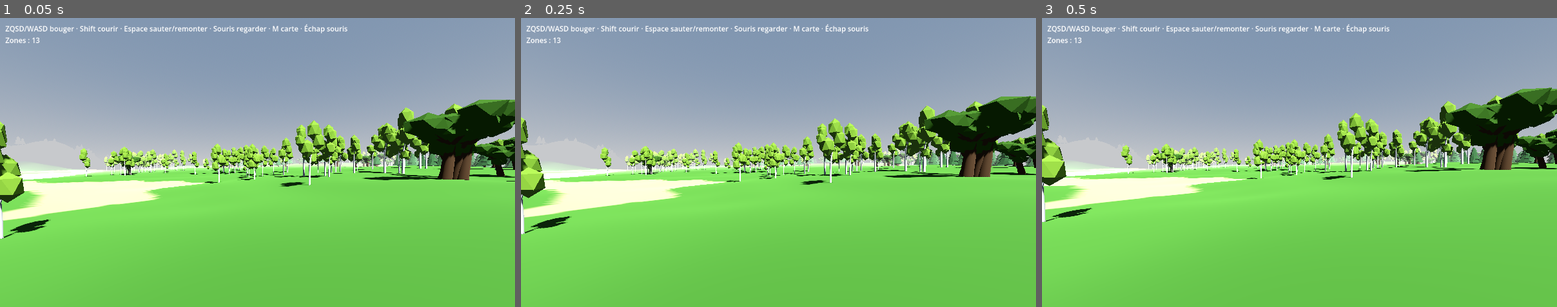
Above: before the commit, frames 1-3 (left to right).
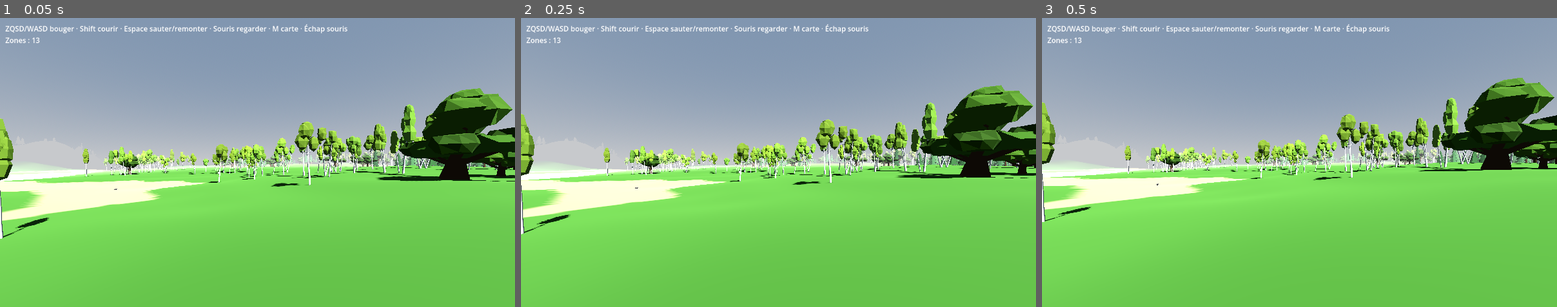
Above: after the commit, the same moments.

Repository: tdebarochez/openworld
Game: Godot game, scene res://main.tscn
Two runs of this game, one before a commit and one after it. Both use one fixed random seed, a clock stepped at 60 frames per second and the inputs below.
Inputs:
- Up to frame 1 (0.05 s): no input
- Up to frame 2 (0.25 s): no input
- Up to frame 3 (0.5 s): no input

The runs differ from the first frame. In frame 1, 9.2% of the frame differs, in the area x 0-100%, y 24-77%; in frame 2, 9.2%; in frame 3, 9.3%, in the area x 0-100%, y 20-71%.

Commit message:
Add tree variants, rocks and per-tree leaf tint
- make_trees.py: 3 distinct variants per species (9 .glb, 129-542 tris),
  deterministic output (faces sorted before export); old single models removed
- New make_rocks.py: 5 low-poly rocks (28-88 tris; boulder, slab, standing
  stone, pebble, cluster), base sunk 15% below origin, optional moss
- world.gd: tree variant chosen from position (existing trees keep their
  place); rocks placed per zone, denser in hills, tilted to the slope, with
  convex collision (except the pebble) and grey dots on the map
- Leaf material multiplies by a per-instance MultiMesh colour: deterministic
  ±15% brightness and warm/cool shift per tree, bark unchanged
- Tests cover variant usage and rock determinism/placement

Co-Authored-By: Claude Opus 5.5 <noreply@anthropic.com>

Diff:
--- a/tests/test_world.gd
+++ b/tests/test_world.gd
@@ -35,13 +35,30 @@
 		for t in list:
 			assert(t.origin.y >= w.WATER_LEVEL + 2.0)
 	var counts := [0, 0, 0]
+	var per_model := []
+	per_model.resize(3 * w.TREE_VARIANTS)
+	per_model.fill(0)
+	var rocks_plain := 0
+	var rocks_hill := 0
 	for cx in range(-2, 3):
 		for cz in range(-2, 3):
-			var per_kind: Array = w.tree_transforms(Vector2i(cx, cz))
-			for k in 3:
-				counts[k] += per_kind[k].size()
-	print("trees conifer/oak/birch over 25 zones: ", counts)
+			var cell := Vector2i(cx, cz)
+			var models: Array = w.tree_transforms(cell)
+			for m in models.size():
+				counts[m / w.TREE_VARIANTS] += models[m].size()
+				per_model[m] += models[m].size()
+			var hilly: bool = w.hilliness(cx * w.ZONE_SIZE, cz * w.ZONE_SIZE) > 0.5
+			for list in w.rock_transforms(cell):
+				for t in list:
+					assert(t.origin.y >= w.WATER_LEVEL + 0.3)
+					if hilly: rocks_hill += 1
+					else: rocks_plain += 1
+	print("trees conifer/oak/birch over 25 zones: ", counts, "  per variant: ", per_model)
 	assert(counts.min() > 0)
+	assert(per_model.min() > 0)  # every variant of every species is used
+	assert(w.rock_transforms(Vector2i(2, -1)) == w.rock_transforms(Vector2i(2, -1)))
+	print("rocks over 25 zones: plains-centred ", rocks_plain, ", hill-centred ", rocks_hill)
+	assert(rocks_plain + rocks_hill > 0)
 
 	print("ALL OK")
 	w.free()
--- a/world.gd
+++ b/world.gd
@@ -6,6 +6,9 @@
 const WATER_LEVEL := 0.0
 const VIEW_DIST := 200.0  # zones closer than this get generated; fog is fully opaque here
 const TREE_ATTEMPTS := 400  # random spots tried per zone; most are rejected (water, slope, clearing)
+const TREE_VARIANTS := 3  # models per species (tools/make_trees.py)
+const ROCK_ATTEMPTS := 40  # ~6 rocks per zone on plains, ~30 in hills
+const ROCK_KINDS := 5  # tools/make_rocks.py; rock_3 is a pebble (no collision)
 const MAX_JOBS := 4  # zones built in parallel on worker threads
 const MAP_PX := 32  # map pixels per zone side (4 m per pixel)
 enum TreeKind { CONIFER, OAK, BIRCH }
@@ -17,8 +20,10 @@
 var noise := FastNoiseLite.new()
 var terrain_mat := StandardMaterial3D.new()
 var water_mat := StandardMaterial3D.new()
-var species: Array[Mesh] = []  # indexed by TreeKind
+var species: Array[Mesh] = []  # indexed by kind * TREE_VARIANTS + variant
 var trunk_shape := CylinderShape3D.new()
+var rock_meshes: Array[Mesh] = []
+var rock_shapes: Array[Shape3D] = []  # convex hull per rock kind, null for the pebble
 var player: CharacterBody3D
 var hud := Label.new()
 
@@ -32,13 +37,23 @@
 	water_mat.albedo_color = Color(0.15, 0.4, 0.6, 0.75)
 	water_mat.transparency = BaseMaterial3D.TRANSPARENCY_ALPHA
 	water_mat.roughness = 0.05
-	# Models from tools/make_trees.py (Blender): one mesh each, bark + leaves surfaces, base at origin.
+	# Models from tools/make_trees.py and tools/make_rocks.py (Blender), base at origin.
 	for file in ["conifer", "oak", "birch"]:  # TreeKind order
-		var scene: Node = load("res://assets/trees/%s.glb" % file).instantiate()
-		species.append((scene.find_children("", "MeshInstance3D")[0] as MeshInstance3D).mesh)
-		scene.free()
+		for v in TREE_VARIANTS:
+			species.append(_tintable_leaves(_load_mesh("res://assets/trees/%s_%d.glb" % [file, v])))
+	for r in ROCK_KINDS:
+		var m := _load_mesh("res://assets/rocks/rock_%d.glb" % r)
+		rock_meshes.append(m)
+		rock_shapes.append(null if r == 3 else m.create_convex_shape())
 	trunk_shape.radius = 0.3
 	trunk_shape.height = 2.0
+
+
+func _load_mesh(path: String) -> ArrayMesh:
+	var scene: Node = load(path).instantiate()
+	var mesh := (scene.find_children("", "MeshInstance3D")[0] as MeshInstance3D).mesh as ArrayMesh
+	scene.free()
+	return mesh
 
 
 func _ready() -> void:
@@ -81,7 +96,7 @@
 	rng.seed = hash(Vector3i(noise.seed, cell.x, cell.y))
 	var half := ZONE_SIZE / 2.0
 	var out := []
-	for k in TreeKind.size():
+	for k in TreeKind.size() * TREE_VARIANTS:
 		out.append([] as Array[Transform3D])
 	for i in TREE_ATTEMPTS:
 		# Draw every value up front so the sequence never depends on which spots get rejected.
@@ -99,7 +114,35 @@
 		# Species in groves: conifers up high, oak/birch patches below.
 		var v := noise.get_noise_2d(wx * 2.0 - 7000.0, wz * 2.0)
 		var kind := TreeKind.CONIFER if h > 14.0 or v < -0.1 else (TreeKind.OAK if v < 0.1 else TreeKind.BIRCH)
-		out[kind].append(Transform3D(Basis(Vector3.UP, rot).scaled(Vector3.ONE * s), Vector3(lx, h, lz)))
+		# Variant from position, not the RNG, so adding variants never moved existing trees.
+		var variant := hash(Vector3i(roundi(wx * 10.0), roundi(wz * 10.0), 7)) % TREE_VARIANTS
+		out[kind * TREE_VARIANTS + variant].append(Transform3D(Basis(Vector3.UP, rot).scaled(Vector3.ONE * s), Vector3(lx, h, lz)))
+	return out
+
+
+## Rock placements per rock kind (zone-local, origin on the ground, tilted to the slope).
+## Deterministic per seed + cell; denser in hills than on plains.
+func rock_transforms(cell: Vector2i) -> Array:
+	var rng := RandomNumberGenerator.new()
+	rng.seed = hash(Vector3i(noise.seed + 1, cell.x, cell.y))
+	var half := ZONE_SIZE / 2.0
+	var out := []
+	for k in ROCK_KINDS:
+		out.append([] as Array[Transform3D])
+	for i in ROCK_ATTEMPTS:
+		var lx := rng.randf_range(-half, half)
+		var lz := rng.randf_range(-half, half)
+		var keep := rng.randf()
+		var kind := rng.randi() % ROCK_KINDS
+		var s := rng.randf_range(0.6, 1.3)
+		var rot := rng.randf() * TAU
+		var wx := cell.x * ZONE_SIZE + lx
+		var wz := cell.y * ZONE_SIZE + lz
+		var h := height(wx, wz)
+		if h < WATER_LEVEL + 0.3 or keep > 0.15 + 0.6 * hilliness(wx, wz):
+			continue
+		var tilt := Basis(Quaternion(Vector3.UP, _normal(wx, wz)))
+		out[kind].append(Transform3D((tilt * Basis(Vector3.UP, rot)).scaled(Vector3.ONE * s), Vector3(lx, h, lz)))
 	return out
 
 
@@ -202,12 +245,13 @@
 	arrays[Mesh.ARRAY_COLOR] = colors
 	arrays[Mesh.ARRAY_INDEX] = idx
 	var trees := tree_transforms(cell)
+	var rocks := rock_transforms(cell)
 	return {"cell": cell, "arrays": arrays, "heights": heights, "min_h": min_h, "trees": trees,
-		"map": _map_tile(heights, colors, normals, trees)}
-
-
-## Top-down MAP_PX² image of a zone (1 px = 4 m): ground colours, hill shading, water, trees.
-func _map_tile(heights: PackedFloat32Array, colors: PackedColorArray, normals: PackedVector3Array, trees: Array) -> Image:
+		"rocks": rocks, "map": _map_tile(heights, colors, normals, trees, rocks)}
+
+
+## Top-down MAP_PX² image of a zone (1 px = 4 m): ground colours, hill shading, water, trees, rocks.
+func _map_tile(heights: PackedFloat32Array, colors: PackedColorArray, normals: PackedVector3Array, trees: Array, rocks: Array) -> Image:
 	var n := ZONE_SIZE + 1
 	var step := ZONE_SIZE / MAP_PX
 	var light := Vector3(-1, 1.5, -1).normalized()  # from the north-west, like paper maps
@@ -217,10 +261,11 @@
 			var j := py * step * n + px * step
 			var c := Color(0.2, 0.45, 0.7) if heights[j] < WATER_LEVEL else colors[j]
 			tile.set_pixel(px, py, c * clampf(0.55 + 0.6 * normals[j].dot(light), 0.4, 1.2))
-	for list in trees:
-		for t: Transform3D in list:
-			var p := Vector2i((Vector2(t.origin.x, t.origin.z) + Vector2.ONE * (ZONE_SIZE / 2.0)) / step)
-			tile.set_pixelv(p.clampi(0, MAP_PX - 1), Color(0.08, 0.25, 0.1))
+	for group in [[trees, Color(0.08, 0.25, 0.1)], [rocks, Color(0.6, 0.6, 0.6)]]:
+		for list in group[0]:
+			for t: Transform3D in list:
+				var p := Vector2i((Vector2(t.origin.x, t.origin.z) + Vector2.ONE * (ZONE_SIZE / 2.0)) / step)
+				tile.set_pixelv(p.clampi(0, MAP_PX - 1), group[1])
 	return tile
 
 
@@ -250,24 +295,32 @@
 	zone.add_child(body)
 
 	var all_trees: Array = d.trees
-	for kind in all_trees.size():
-		var trees: Array[Transform3D] = all_trees[kind]
+	for model in all_trees.size():
+		var trees: Array[Transform3D] = all_trees[model]
 		if trees.is_empty():
 			continue
-		var mm := MultiMesh.new()
-		mm.transform_format = MultiMesh.TRANSFORM_3D
-		mm.mesh = species[kind]
-		mm.instance_count = trees.size()
-		for i in trees.size():
-			mm.set_instance_transform(i, trees[i])
-		var mmi := MultiMeshInstance3D.new()
-		mmi.multimesh = mm
-		zone.add_child(mmi)
+		var tints := PackedColorArray()
+		for t in trees:
+			tints.append(leaf_tint(zone.position + t.origin))
+		zone.add_child(_multimesh(species[model], trees, tints))
 		for t in trees:  # trunk collision only; crowns are above head height
 			var tcs := CollisionShape3D.new()
 			tcs.shape = trunk_shape
 			tcs.position = t.origin + Vector3.UP
 			body.add_child(tcs)
+
+	var all_rocks: Array = d.rocks
+	for kind in all_rocks.size():
+		var rocks: Array[Transform3D] = all_rocks[kind]
+		if rocks.is_empty():
+			continue
+		zone.add_child(_multimesh(rock_meshes[kind], rocks))
+		if rock_shapes[kind]:
+			for t in rocks:
+				var rcs := CollisionShape3D.new()
+				rcs.shape = rock_shapes[kind]
+				rcs.transform = t  # uniform scale only, which Godot supports on shapes
+				body.add_child(rcs)
 
 	if d.min_h < WATER_LEVEL:
 		var plane := PlaneMesh.new()
@@ -280,6 +333,38 @@
 
 	zones[cell] = zone
 	add_child(zone)
+
+
+## One draw call for every instance of `mesh` in a zone; `colors` (optional) tints each instance.
+func _multimesh(mesh: Mesh, transforms: Array[Transform3D], colors := PackedColorArray()) -> MultiMeshInstance3D:
+	var mm := MultiMesh.new()
+	mm.transform_format = MultiMesh.TRANSFORM_3D
+	mm.use_colors = not colors.is_empty()
+	mm.mesh = mesh
+	mm.instance_count = transforms.size()
+	for i in transforms.size():
+		mm.set_instance_transform(i, transforms[i])
+		if mm.use_colors:
+			mm.set_instance_color(i, colors[i])
+	var mmi := MultiMeshInstance3D.new()
+	mmi.multimesh = mm
+	return mmi
+
+
+## Leaves (surface 1) multiply their colour by the MultiMesh instance colour; bark stays as is.
+func _tintable_leaves(mesh: ArrayMesh) -> ArrayMesh:
+	var mat := mesh.surface_get_material(1).duplicate() as StandardMaterial3D
+	mat.vertex_color_use_as_albedo = true  # mesh has no vertex colours, so COLOR = instance colour
+	mesh.surface_set_material(1, mat)
+	return mesh
+
+
+## Slight per-tree leaf colour shift: brightness ±15 %, yellower or bluer. Deterministic from position.
+func leaf_tint(p: Vector3) -> Color:
+	var h := hash(Vector2i(roundi(p.x * 10.0), roundi(p.z * 10.0)))
+	var b := 0.85 + 0.3 * float(h & 0xFF) / 255.0
+	var w := -0.08 + 0.18 * float((h >> 8) & 0xFF) / 255.0
+	return Color(b * (1.0 + w), b, b * (1.0 - w))
 
 
 func _ground_color(h: float, up: float) -> Color:
Binary file added: assets/rocks/rock_0.glb
Not shown, added: assets/rocks/rock_0.glb.import
Binary file added: assets/rocks/rock_1.glb
Not shown, added: assets/rocks/rock_1.glb.import
Binary file added: assets/rocks/rock_2.glb
Not shown, added: assets/rocks/rock_2.glb.import
Binary file added: assets/rocks/rock_3.glb
Not shown, added: assets/rocks/rock_3.glb.import
Binary file added: assets/rocks/rock_4.glb
Not shown, changed: assets/rocks/rock_4.glb.import
Binary file removed: assets/trees/birch.glb
Binary file added: assets/trees/birch_0.glb
(and 19 more such lines)
